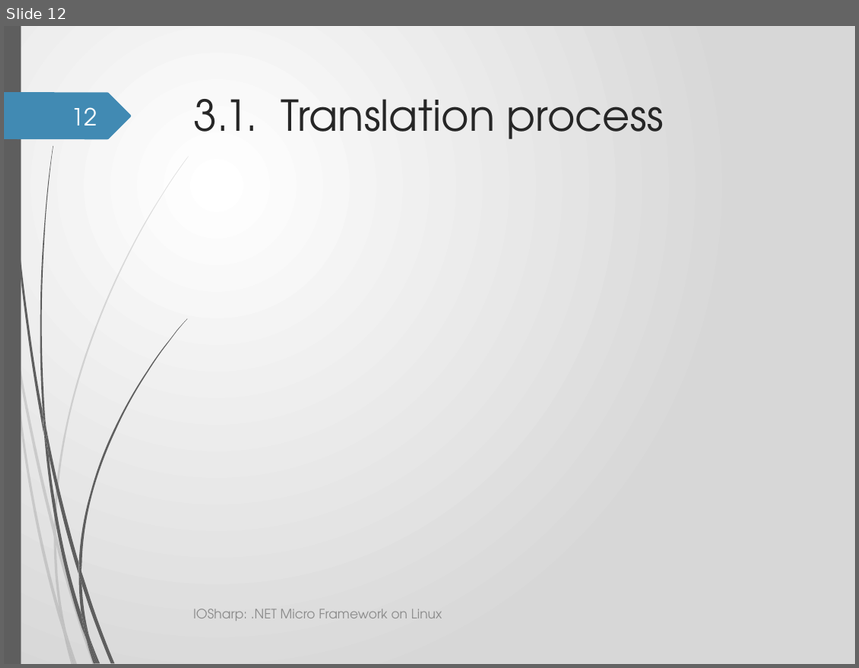
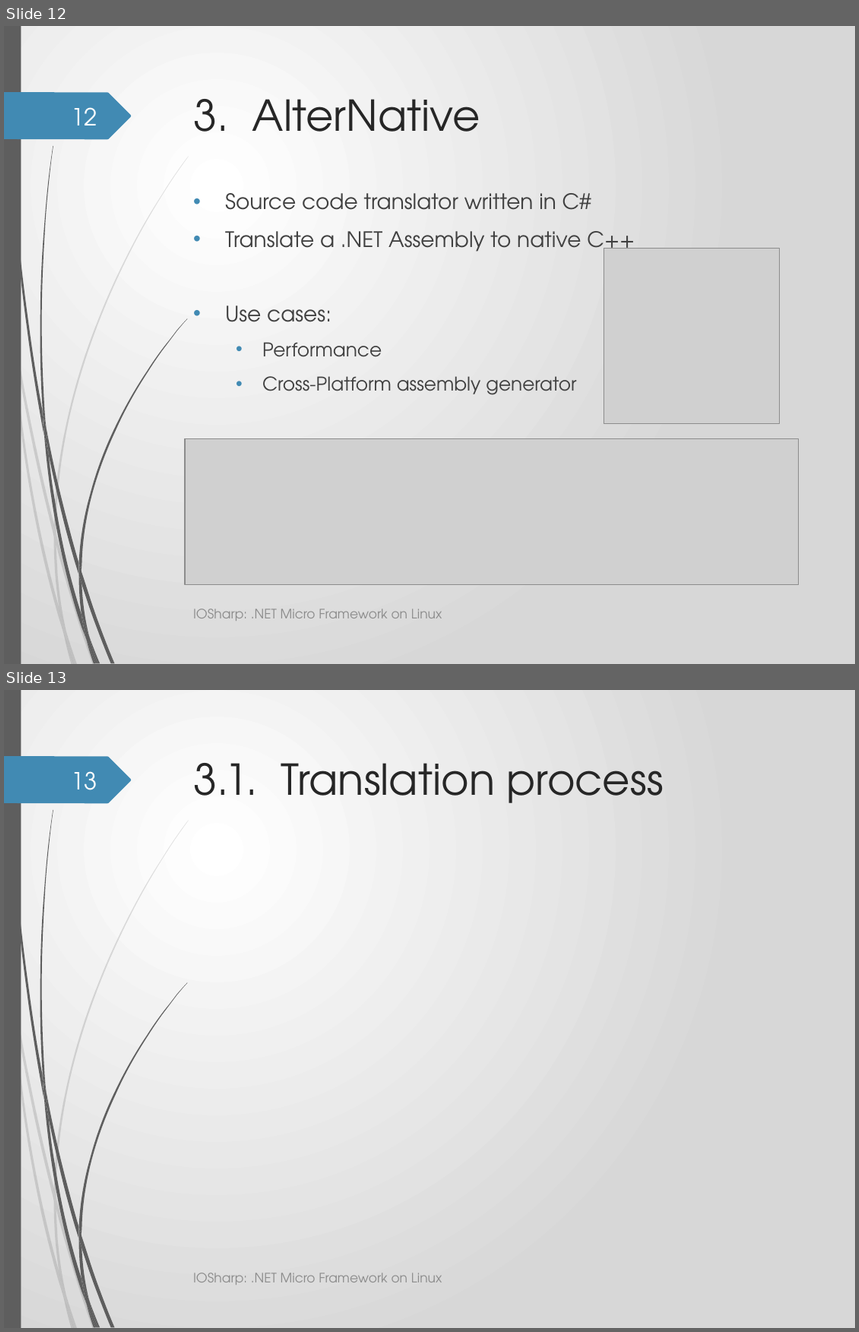
Before and after one commit to GerardSoleCa/BachelorThesisMisc, a slide deck: ThesisDoc/IOSharp.pptx. Shown one above the other, each under a label of ours: slide 12 before the commit, slides 12 and 13 after it. The pictures are 859x668 and 859x1332 pixels, drawn with LibreOffice and Linux fonts; fonts in the diff are those of the drawing; grey boxes stand for pictures; background and template pictures are left out. Boxes give left, top, right and bottom in pixels: in the first picture for what was removed or moved away, otherwise in the second. Text is boxed around its words. In the diff, an @@ line names an element or a change of style, - is before the commit and + after.

Commit message:
*** ppt + images

```diff
--- a/ThesisDoc/IOSharp.pptx
+++ b/ThesisDoc/IOSharp.pptx
@@ slide 12 added at box(4, 26, 855, 664), background gradient #FFFFFF to #D7D7D7; not listed: 24 template elements that a slide beside it also shows @@
@@ page number added at box(72, 107, 97, 126), 20 pt, text #FEFFFF @@
+12
@@ title added at box(193, 99, 481, 132), 36 pt, text #262626 @@
+3. AlterNative
@@ text added at box(225, 193, 635, 395), 18 pt, text #404040 @@
+• Source code translator written in C#
+• Translate a .NET Assembly to native C++
+• Use cases:
+  • Performance
+  • Cross-Platform assembly generator
@@ picture added at box(604, 248, 779, 423) @@
@@ picture added at box(184, 439, 798, 585) @@
@@ text added at box(193, 609, 442, 621), 11 pt, text #8C8C8C @@
+IOSharp: .NET Micro Framework on Linux
@@ what was slide 12 is now slide 13 @@
@@ page number at box(72, 771, 97, 790): text changed @@
-12
+13
```
Also in this commit, not shown: 9 slides changed, 3 other slides added, 5 other files.
